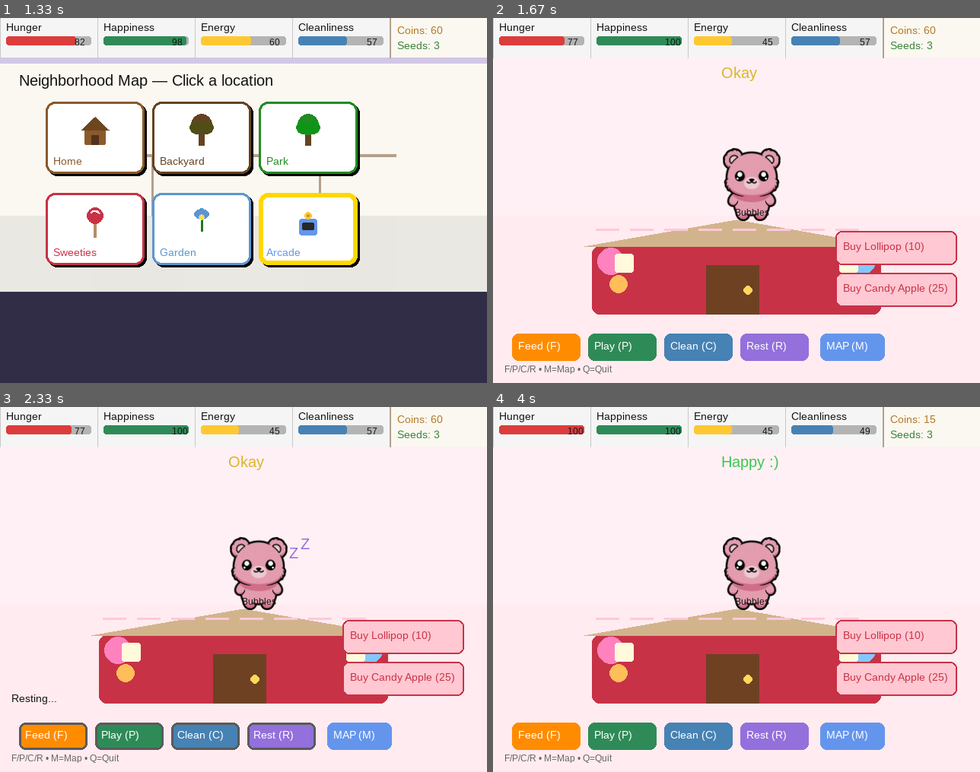
Above: before the commit, frames 1-4 (two rows, left to right).
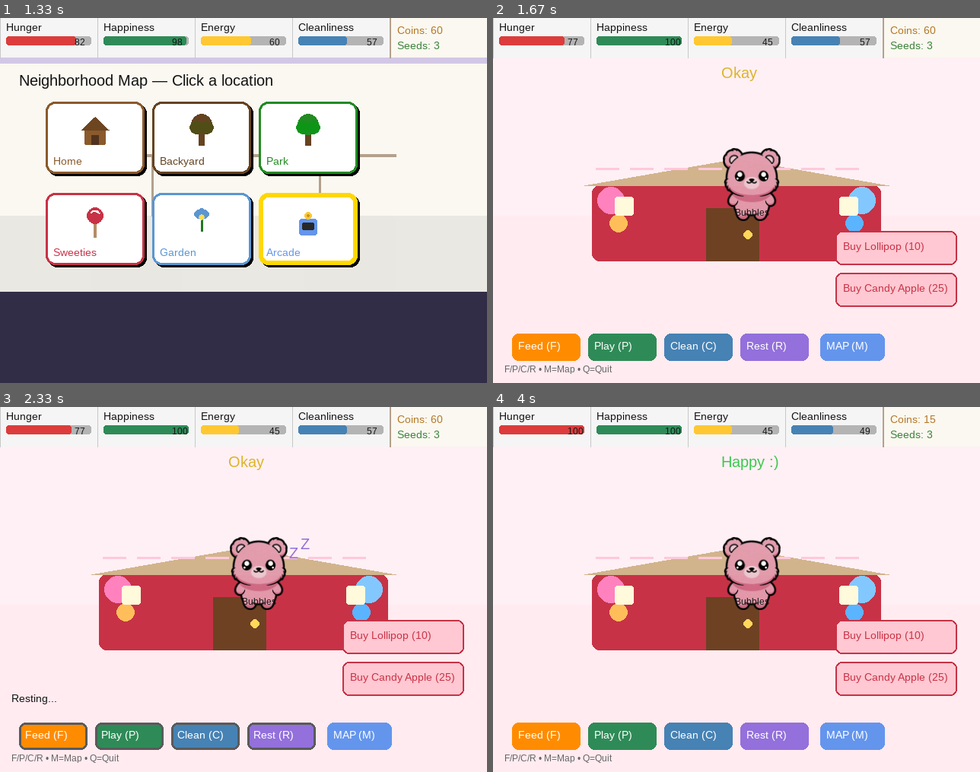
Above: after the commit, the same moments.

Repository: nickamis606/ourworld
Game: pygame game, started from main_pygame.py
The game is run twice, just before and just after one commit, with the same random seed, the same clock (stepped at 60 frames per second) and the same inputs.
Inputs (mouse positions are in pixels of both pictures, inside the frame that each line leads up to):
- Up to frame 1 (1.33 s): tap Enter at 0.33 s; click "Play (P)" at 0.72 s; click "MAP (M)" at 1.05 s
- Up to frame 2 (1.67 s): click "Sweeties" at 1.38 s
- Up to frame 3 (2.33 s): click "Rest (R)" at 1.72 s; tap Enter at 2 s
- Up to frame 4 (4 s): click "Buy Lollipop (10)" at 2.38 s; click (863, 647) at 2.72 s; click "Buy Candy Apple (25)" at 3.05 s; click (906, 684) at 3.38 s

Frame 1 is identical in both runs. In frame 2, 19% of the frame differs, in the area x 18-82%, y 39-82%; in frame 3, 19%; in frame 4, 19%.

Commit message:
fix: moved Sweeties shop building significantly higher as requested

Diff:
--- a/scenes/main_scene.py
+++ b/scenes/main_scene.py
@@ -235,7 +235,7 @@
         surface.blit(hint, (15, 455))
 
     def _prepare_location_background(self, loc: str):
-        """Improved backgrounds - better proportions and clearer visuals."""
+        """Improved backgrounds. Sweeties building moved much higher."""
         bg = pygame.Surface((self.width, self.height), pygame.SRCALPHA)
 
         if loc == "home":
@@ -281,26 +281,26 @@
             pygame.draw.rect(bg, (90, 60, 30), (557, 290, 8, 22))
 
         elif loc == "sweeties_candy_shop":
-            # Much better version - shorter building, better proportions
+            # Moved the entire shop building WAY UP as requested
             pygame.draw.rect(bg, (255, 235, 240), (0, 260, self.width, 220))
-            # Shop building - shorter and more grounded
-            pygame.draw.rect(bg, (200, 50, 70), (130, 300, 380, 90), border_radius=10)
-            # Awning (lower and attached to building)
-            pygame.draw.polygon(bg, (210, 180, 140), [(120, 300), (320, 265), (520, 300)])
+            # Shop building - moved significantly higher
+            pygame.draw.rect(bg, (200, 50, 70), (130, 220, 380, 100), border_radius=10)
+            # Awning attached higher
+            pygame.draw.polygon(bg, (210, 180, 140), [(120, 220), (320, 185), (520, 220)])
             for i in range(8):
                 stripe_x = 135 + i * 45
-                pygame.draw.line(bg, (255, 200, 220), (stripe_x, 278), (stripe_x + 30, 278), 3)
+                pygame.draw.line(bg, (255, 200, 220), (stripe_x, 198), (stripe_x + 30, 198), 3)
             # Door
-            pygame.draw.rect(bg, (110, 65, 35), (280, 325, 70, 65))
-            pygame.draw.circle(bg, (255, 215, 90), (335, 358), 6)
-            # Big candy decorations on sides (more visible)
-            pygame.draw.circle(bg, (255, 130, 190), (155, 320), 18)
-            pygame.draw.circle(bg, (130, 200, 255), (485, 320), 18)
-            pygame.draw.circle(bg, (255, 190, 90), (165, 350), 12)
-            pygame.draw.circle(bg, (90, 180, 255), (475, 350), 12)
-            # Small windows
-            pygame.draw.rect(bg, (255, 250, 220), (160, 310, 25, 25), border_radius=3)
-            pygame.draw.rect(bg, (255, 250, 220), (455, 310, 25, 25), border_radius=3)
+            pygame.draw.rect(bg, (110, 65, 35), (280, 250, 70, 70))
+            pygame.draw.circle(bg, (255, 215, 90), (335, 285), 6)
+            # Candy decorations
+            pygame.draw.circle(bg, (255, 130, 190), (155, 240), 18)
+            pygame.draw.circle(bg, (130, 200, 255), (485, 240), 18)
+            pygame.draw.circle(bg, (255, 190, 90), (165, 270), 12)
+            pygame.draw.circle(bg, (90, 180, 255), (475, 270), 12)
+            # Windows
+            pygame.draw.rect(bg, (255, 250, 220), (160, 235, 25, 25), border_radius=3)
+            pygame.draw.rect(bg, (255, 250, 220), (455, 235, 25, 25), border_radius=3)
 
         elif loc == "gens_garden":
             pygame.draw.rect(bg, (140, 190, 120), (0, 260, self.width, 220))
